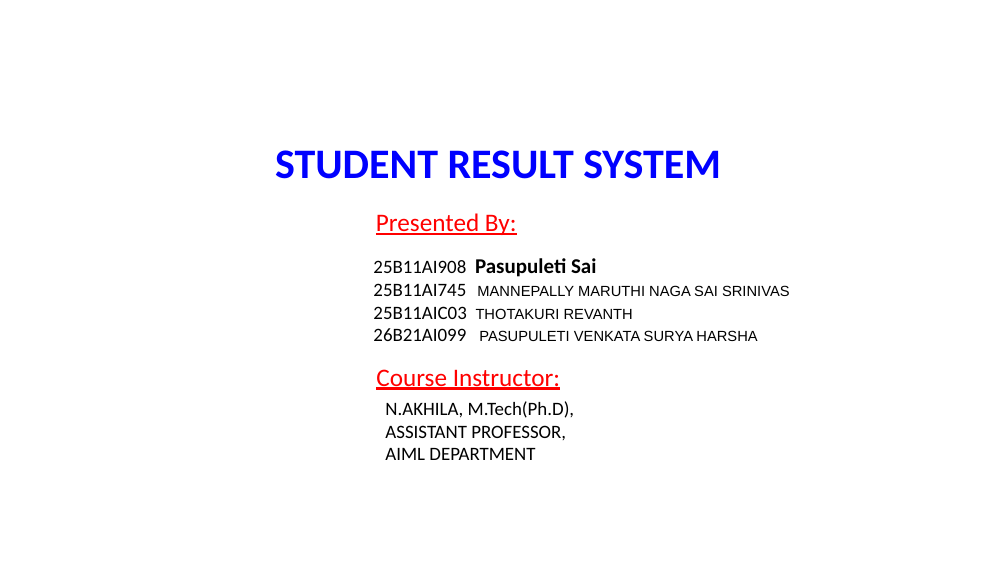
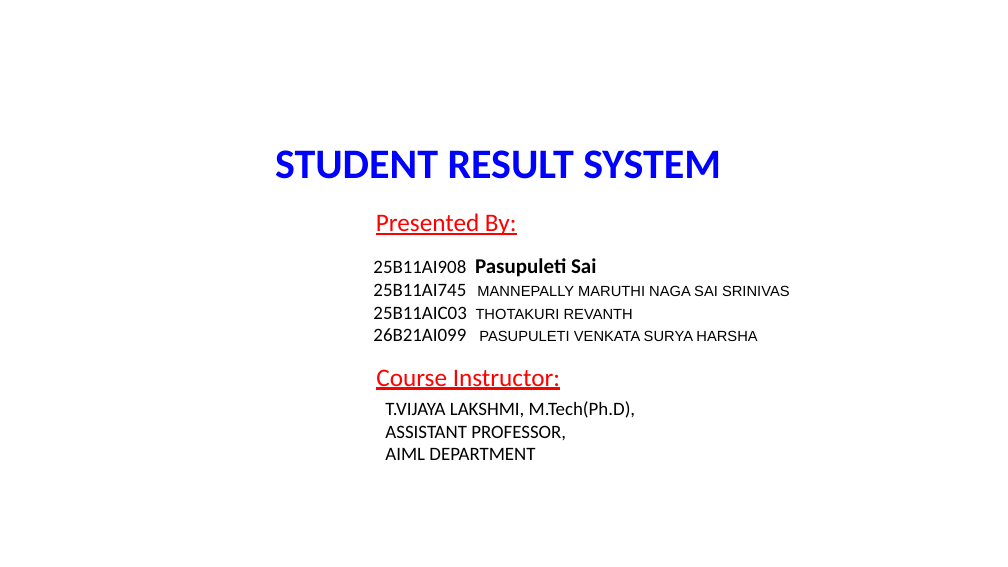
Before and after one commit to saipasupuleti314-oss/c-, a slide deck: slide 1 of student result system ppt.pptx. Drawn at 1008x567 pixels with LibreOffice and Linux fonts; fonts in the diff are those of the drawing; background and template pictures are left out. Boxes give left, top, right and bottom in pixels: in the first picture for what was removed or moved away, otherwise in the second. Text is boxed around its words. In the diff, an @@ line names an element or a change of style, - is before the commit and + after.

```diff
--- a/student result system ppt.pptx
+++ b/student result system ppt.pptx
@@ text at box(385, 401, 636, 418): text changed @@
-N.AKHILA, M.Tech(Ph.D),
+T.VIJAYA LAKSHMI, M.Tech(Ph.D),
```
Also in this commit, not shown: 10 other slides changed, 9 slides added, 1 slide removed.
